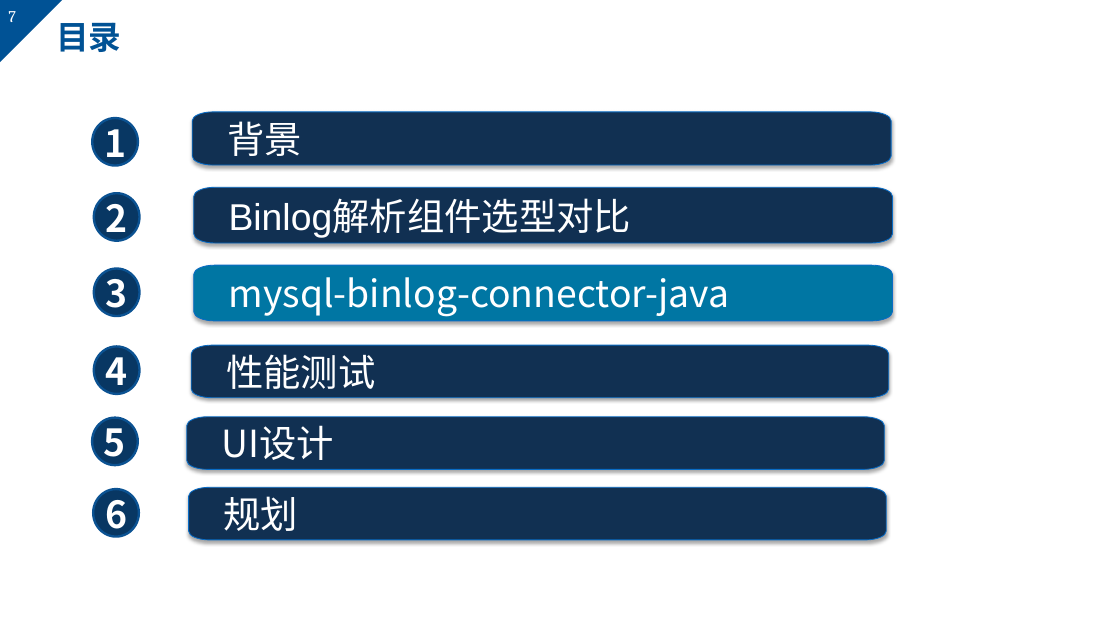
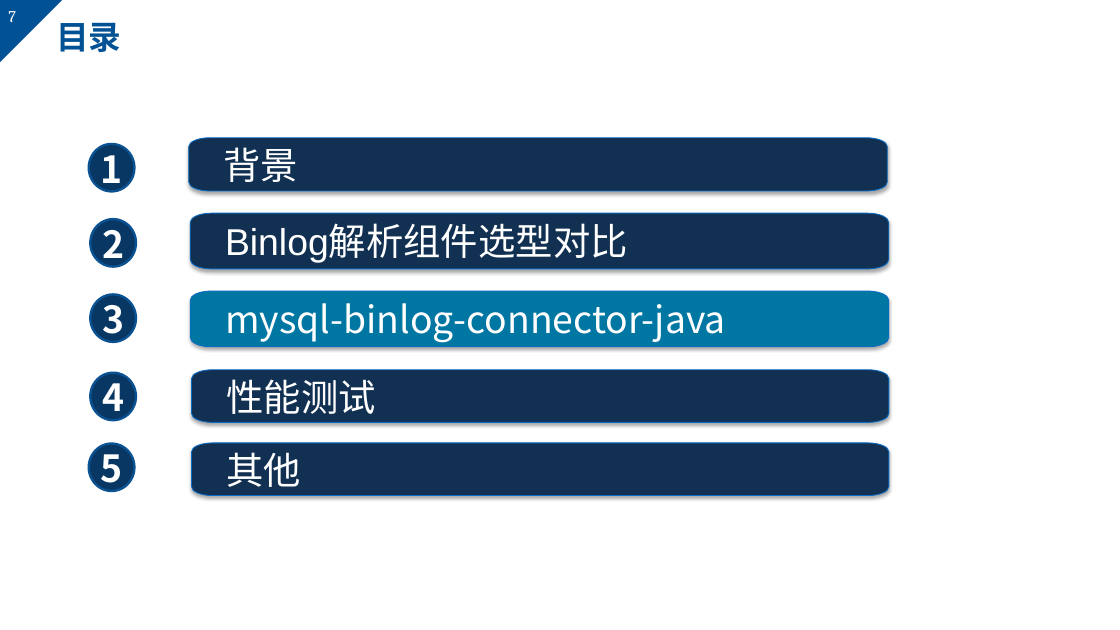
Before and after one commit to markMe1024/coding, a slide deck: slide 7 of MySQL/binlog/后端与UI的webscoket事件机制.pptx. Drawn at 1120x630 pixels with LibreOffice and Linux fonts; fonts in the diff are those of the drawing; background and template pictures are left out. Boxes give left, top, right and bottom in pixels: in the first picture for what was removed or moved away, otherwise in the second. Text is boxed around its words. In the diff, an @@ line names an element or a change of style, - is before the commit and + after.

```diff
--- a/MySQL/binlog/后端与UI的webscoket事件机制.pptx
+++ b/MySQL/binlog/后端与UI的webscoket事件机制.pptx
@@ 5 texts, 5 ellipses, 3 freeform shapes: place and size @@
-5 texts, 5 ellipses, 3 freeform shapes at (92,112,893,467)
+5 texts, 5 ellipses, 3 freeform shapes at (89,138,889,492)
@@ freeform shape "性能测试": place and size @@
-freeform shape "性能测试" at (192,345,889,398)
+freeform shape "性能测试" at (192,370,889,423)
@@ freeform shape "其他": place and size @@
-freeform shape "其他" at (187,417,884,470)
+freeform shape "其他" at (192,443,889,496)
@@ text in freeform shape at (226,452,301,487): text changed @@
-UI设计
+其他
@@ ellipse removed at (93,489,139,537) @@
@@ text removed at (105,490,127,538) @@
-6
@@ freeform shape removed at (189,487,886,540) @@
-规划
```
Also in this commit, not shown: 6 other slides changed, 1 slide added, 1 slide removed, 17 other files.
